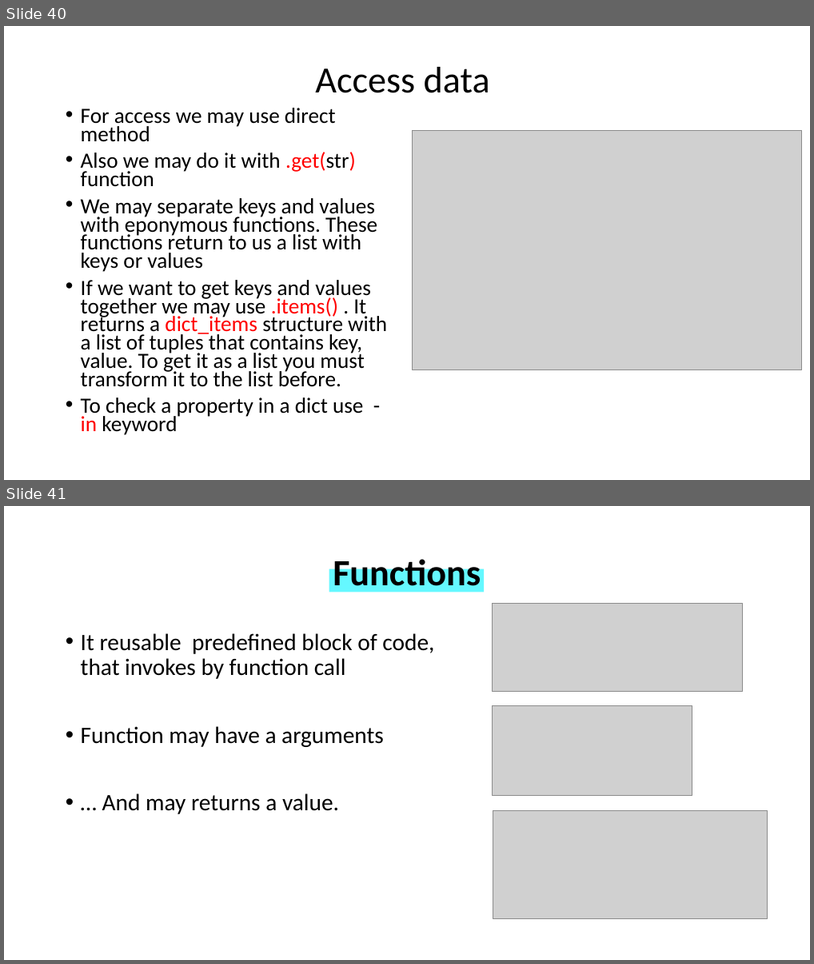
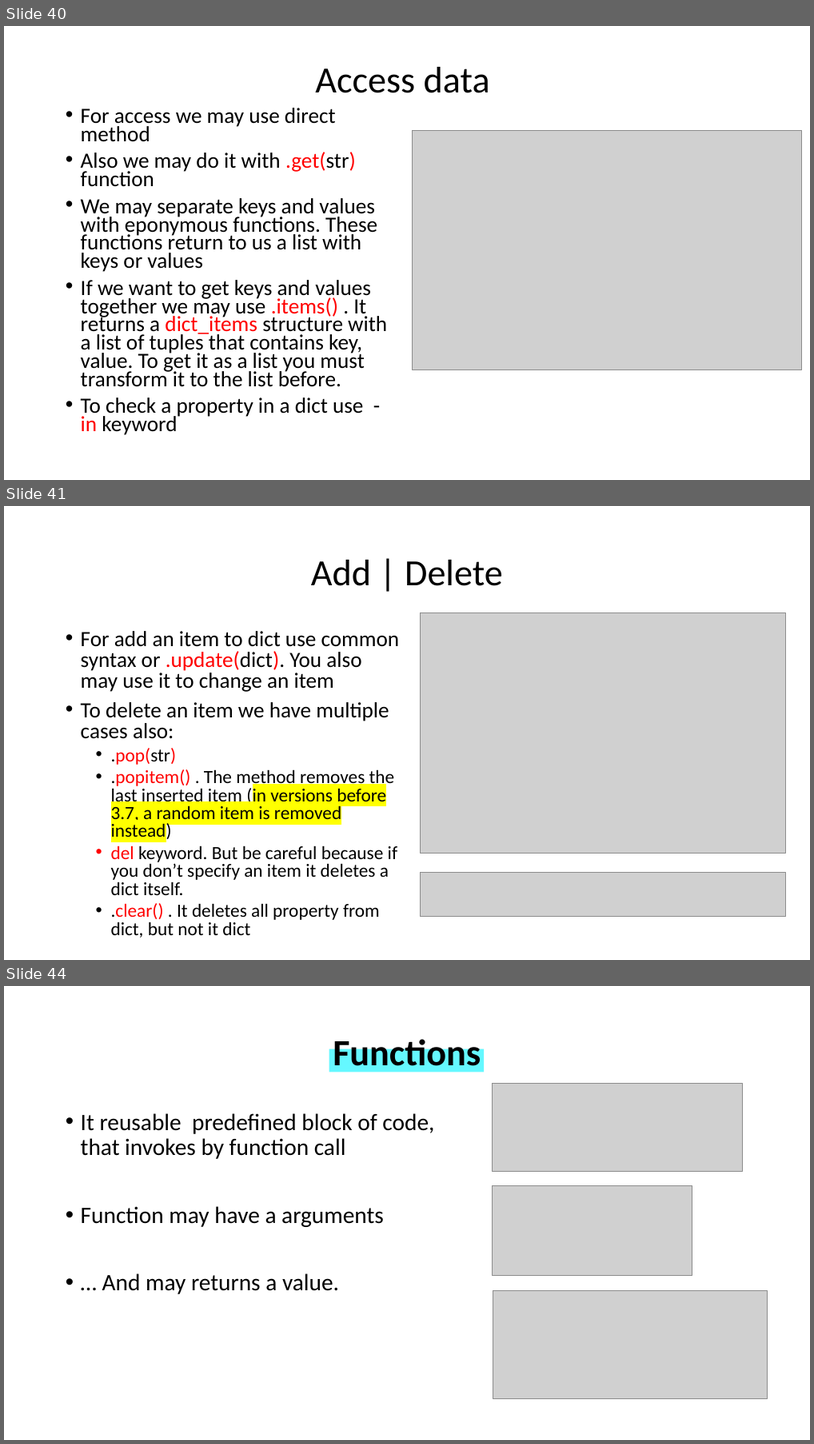
Before and after one commit to WonderLuc/brother-bootcamp, a slide deck: python 101/python_101.pptx. Shown one above the other, each under a label of ours: slides 40 and 41 before the commit, slides 40, 41 and 44 after it; the slides between them are not shown. The pictures are 814x964 and 814x1444 pixels, drawn with LibreOffice and Linux fonts; fonts in the diff are those of the drawing; grey boxes stand for pictures; background and template pictures are left out. Boxes give left, top, right and bottom in pixels: in the first picture for what was removed or moved away, otherwise in the second. Text is boxed around its words. In the diff, an @@ line names an element or a change of style, - is before the commit and + after.

Commit message:
feat: complete dict part

```diff
--- a/python 101/python_101.pptx
+++ b/python 101/python_101.pptx
@@ slide 41 added at (4, 506, 810, 960), background picture (left out) @@
@@ title added at (311, 560, 503, 586), 44 pt, text #000000 @@
+Add | Delete
@@ picture added at (420, 612, 786, 853) @@
@@ text added at (81, 631, 400, 937), 22.2 pt, text #000000 @@
+• For add an item to dict use common syntax or .update(dict). You also may use it to change an item
+• To delete an item we have multiple cases also:
+  • .pop(str)
+  • .popitem() . The method removes the last inserted item (in versions before 3.7, a random item is removed instead)
+  • del keyword. But be careful because if you don’t specify an item it deletes a dict itself.
+  • .clear() . It deletes all property from dict, but not it dict
@@ picture added at (420, 872, 787, 916) @@
@@ what was slide 41 is now slide 44 @@
```
Also in this commit, not shown: 2 other slides added, 3 other files.
